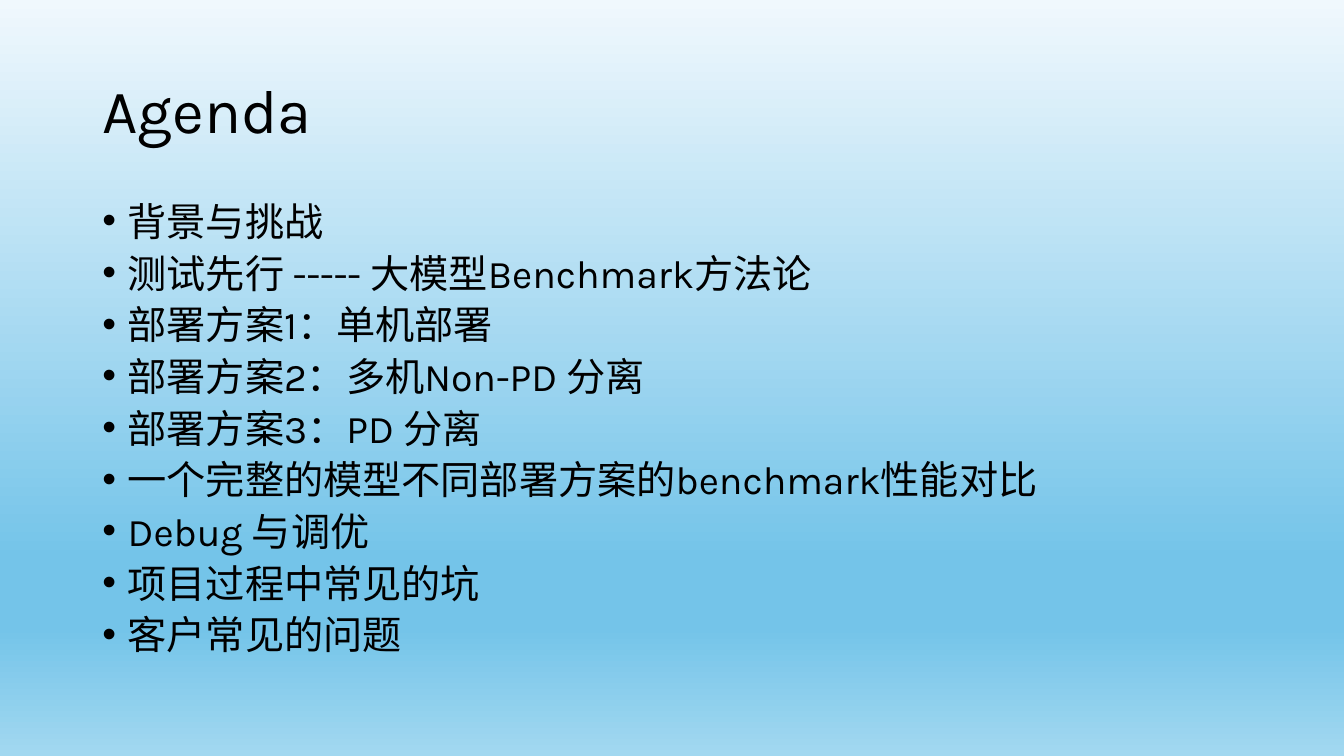
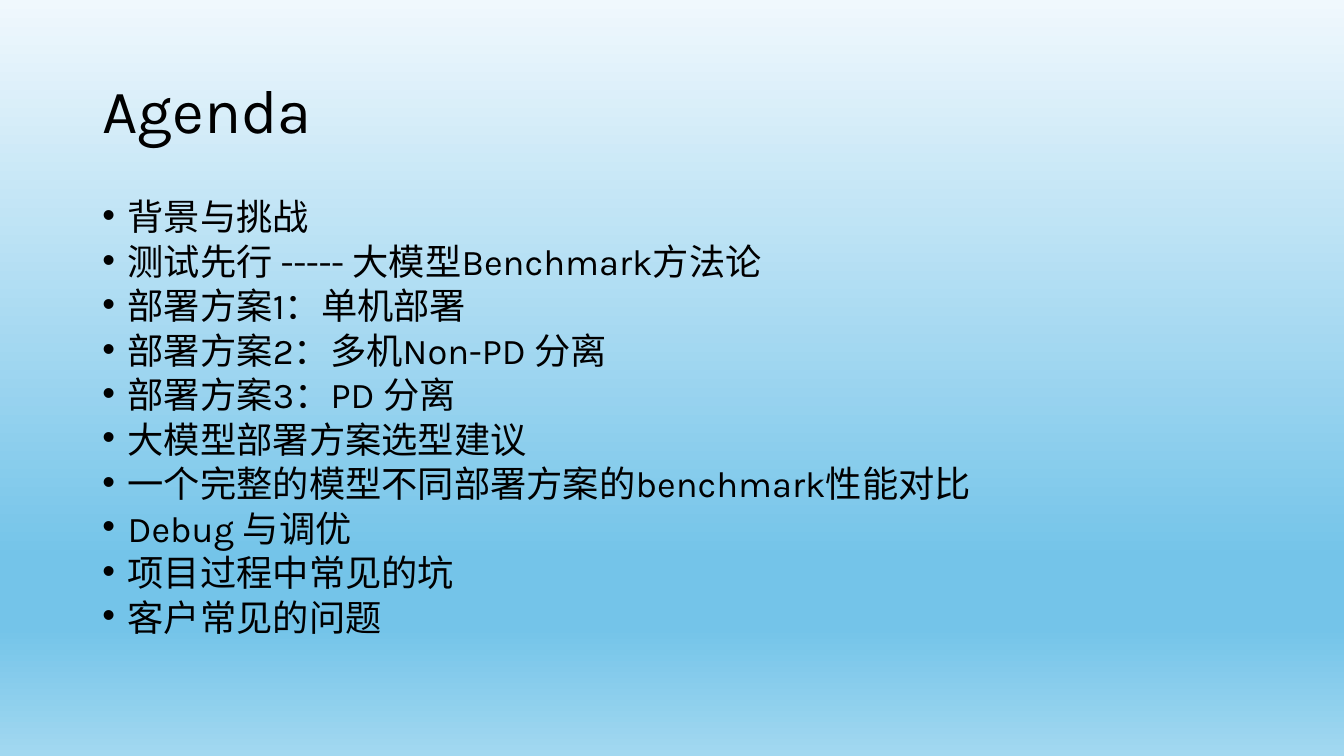
Before and after one commit to yuhuiaws/ML-study, a slide deck: slide 2 of 生成式AI/LLM/大模型推理的项目实践 for public.pptx. Drawn at 1344x756 pixels with LibreOffice and Linux fonts; fonts in the diff are those of the drawing. Boxes give left, top, right and bottom in pixels: in the first picture for what was removed or moved away, otherwise in the second. Text is boxed around its words. In the diff, an @@ line names an element or a change of style, - is before the commit and + after.

```diff
--- a/生成式AI/LLM/大模型推理的项目实践 for public.pptx
+++ b/生成式AI/LLM/大模型推理的项目实践 for public.pptx
@@ text at (128,199,971,634): size 28 to 25.9 pt; line spacing 0.8 to 0.7 @@
@@ text at (128,422,527,456): paragraph added @@
+• 大模型部署方案选型建议
```
Also in this commit, not shown: 4 other slides changed, 3 slides added.
